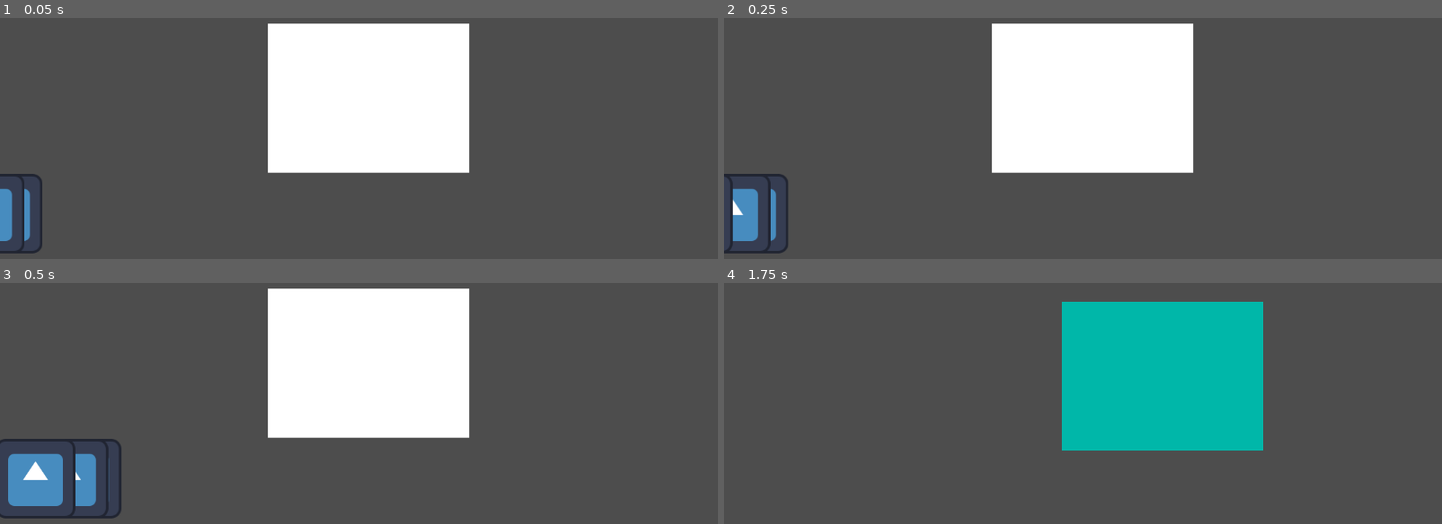
Above: before the commit, frames 1-4 (two rows, left to right).
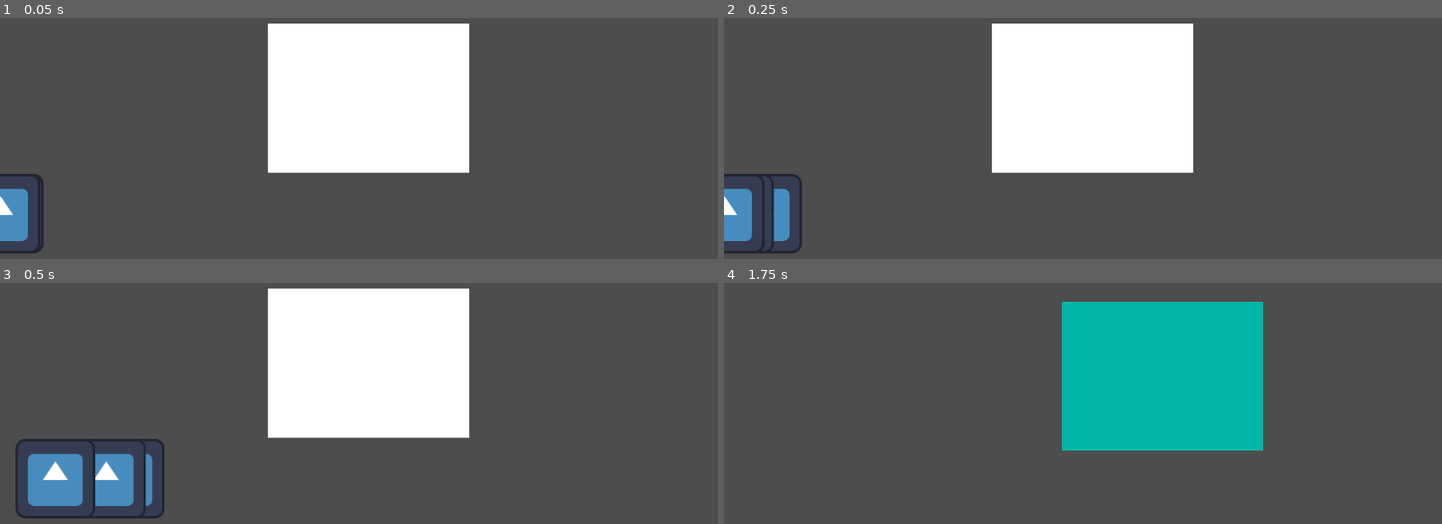
Above: after the commit, the same moments.

Repository: Novali91/Snakeeyes
Game: Godot game, scene res://root.tscn
Same seed, same stepped clock (60 frames per second), same inputs: the game is played once before the commit and once after it. The engine's default icon, where the game draws it, is replaced by a stand-in: a white triangle on a blue panel in a dark square.
Inputs:
- Up to frame 1 (0.05 s): no input
- Up to frame 2 (0.25 s): no input
- Up to frame 3 (0.5 s): no input
- Up to frame 4 (1.75 s): hold Right (right) 0.53-1.28 s; hold Left (left) from 1.28 s (still down)

The runs differ from the first frame. In frame 1, 0.8% of the frame differs, in the area x 0-7%, y 65-98%; in frame 2, 1.5%; in frame 3, 3.7%, in the area x 0-23%, y 64-98%; in frame 4, nothing differs.

Commit message:
Changed easing

Diff:
--- a/01_Managers/04_HandManager/hand_manager.gd
+++ b/01_Managers/04_HandManager/hand_manager.gd
@@ -37,9 +37,13 @@
 
 func slide_cups() -> void:
 	for i in cups.size():
-		var amount_through_slide = clamp((Time.get_ticks_msec() - slide_start_times[i] - slide_start_offset_pos)/float(slide_time),-slide_start_offset_pos,1)
+		var amount_through_slide_linear = (Time.get_ticks_msec() - slide_start_times[i] - slide_start_offset_pos)/float(slide_time)
+		var amount_through_slide = clamp(ease_out_0_1(amount_through_slide_linear),-slide_start_offset_pos,1)
 		cups[i].global_position = Vector2(global_position.x + amount_through_slide * cup_location_goals[i],global_position.y + get_parent().SCREEN_SIZE.y - temp_cup_height) #Will change this get_parent call later, screen size will prob be made global somehow
 
 func finish_slide_cups() -> void:
 	for i in cups.size():
 		cups[i].global_position = Vector2(global_position.x + cup_location_goals[i],global_position.y + get_parent().SCREEN_SIZE.y - temp_cup_height)
+
+func ease_out_0_1(x: float) -> float:
+	return sin(clamp(x,0,1) * PI / 2)
